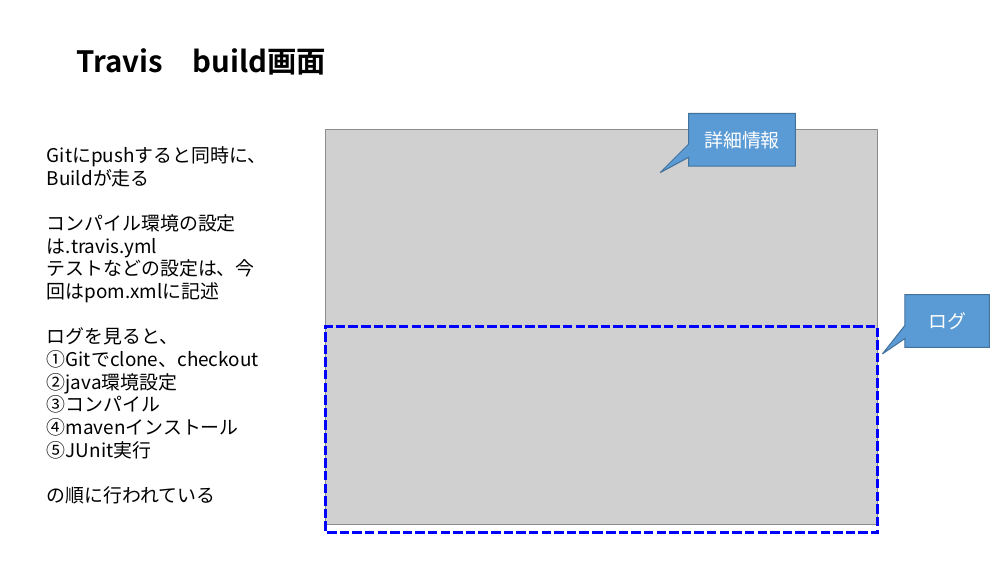
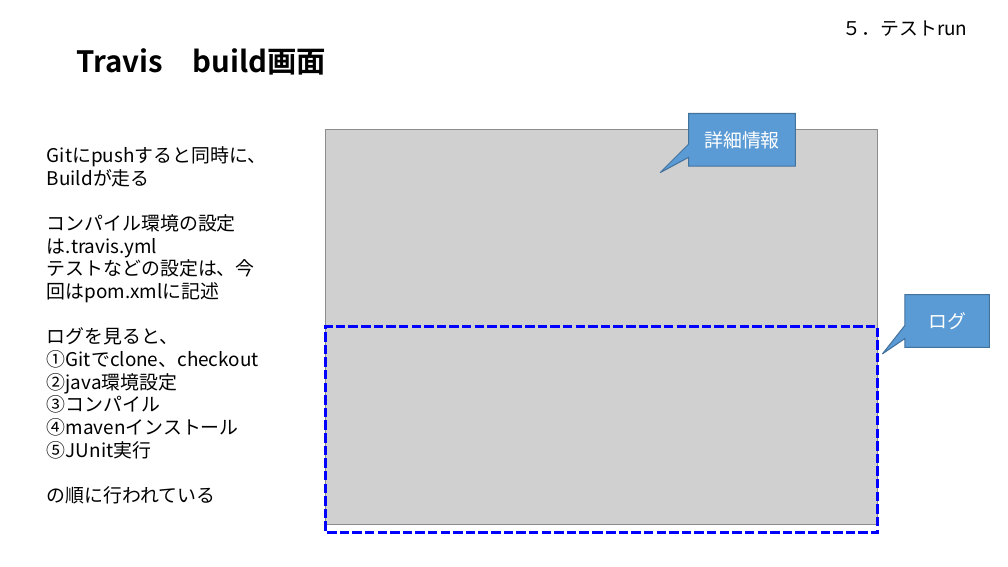
Before and after one commit to piyo-team-d1/pra1, a slide deck: slide 5 of memo/【TeamD】コミットからテストまで.pptx. Drawn at 1008x567 pixels with LibreOffice and Linux fonts; fonts in the diff are those of the drawing; grey boxes stand for pictures. Boxes give left, top, right and bottom in pixels: in the first picture for what was removed or moved away, otherwise in the second. Text is boxed around its words. In the diff, an @@ line names an element or a change of style, - is before the commit and + after.

```diff
--- a/memo/【TeamD】コミットからテストまで.pptx
+++ b/memo/【TeamD】コミットからテストまで.pptx
@@ text added at [843,20,968,36], 18 pt, text #000000 @@
+５．テストrun
```
Also in this commit, not shown: 4 other slides changed, 1 slide added, 1 slide removed.
